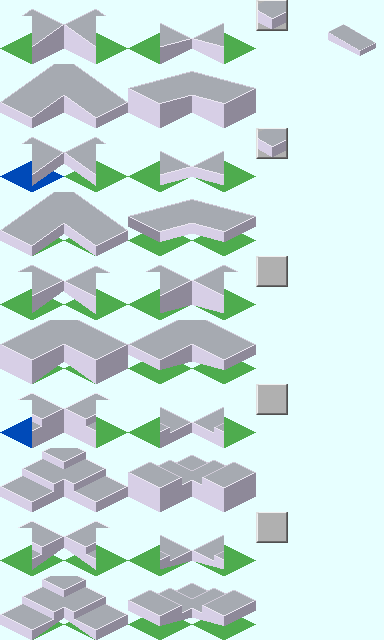
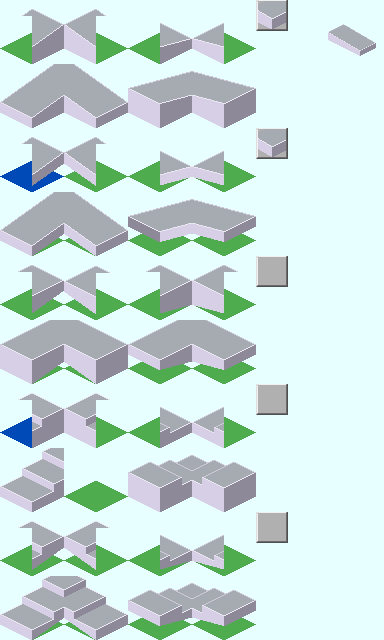
Layers edited between the first and the second w=384, h=640 image:
painted on "貼り付けられたレイヤー #15" over (64, 448, 128, 512)
